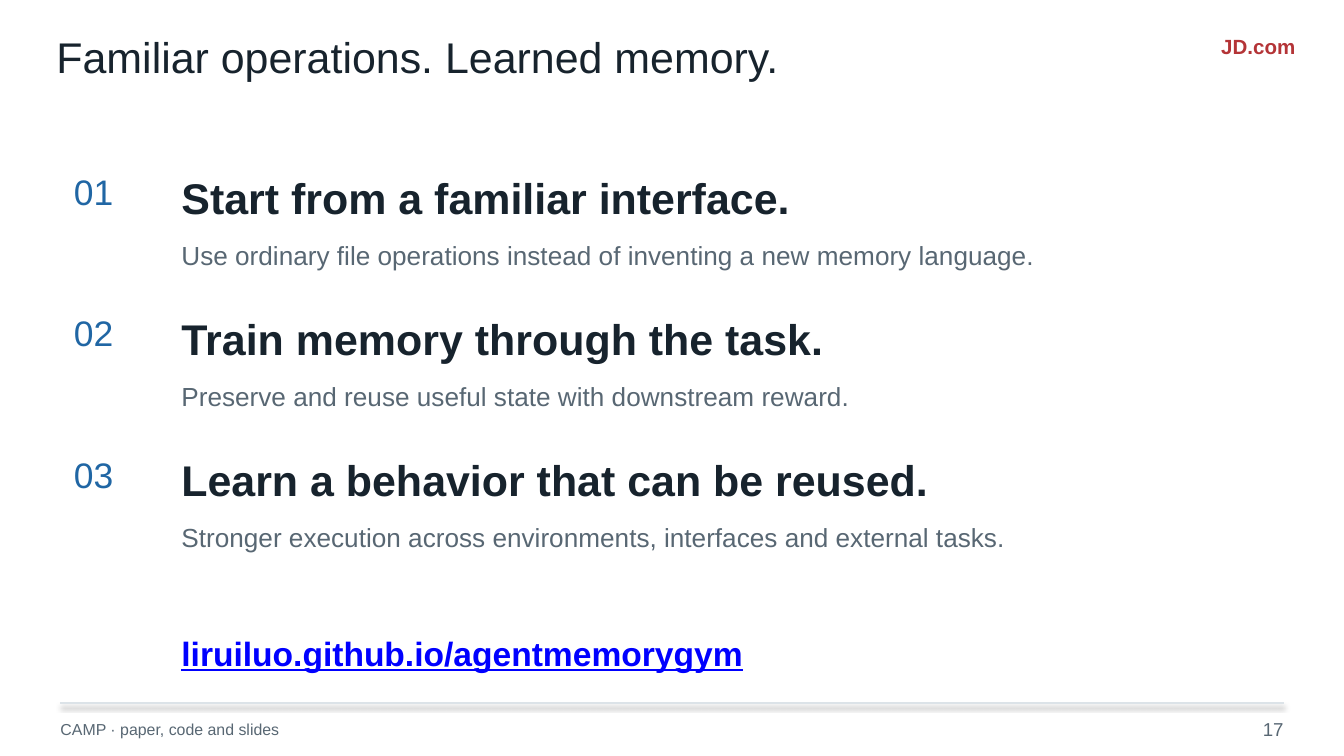
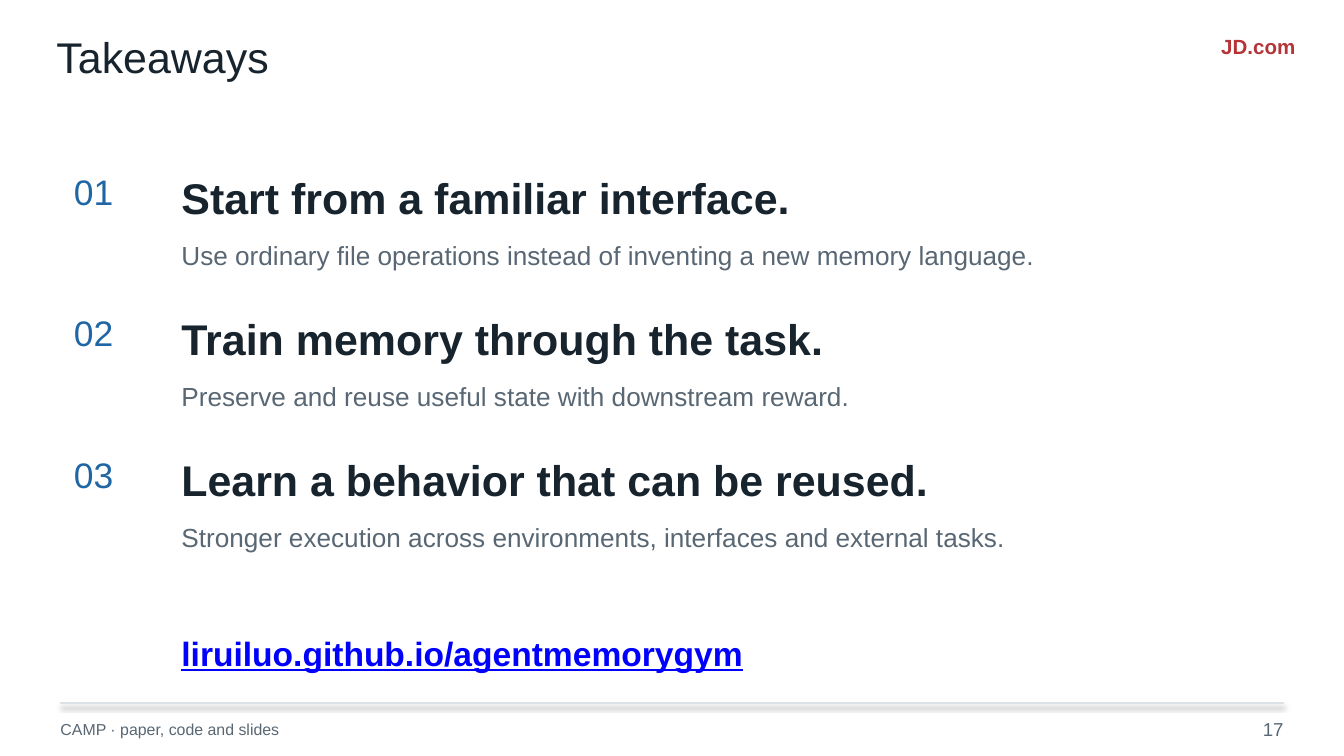
Before and after one commit to liruiluo/agentmemorygym, a slide deck: slide 17 of assets/slides/coding-agent-memory-post-training-slides.pptx. Drawn at 1344x756 pixels with LibreOffice and Linux fonts; fonts in the diff are those of the drawing. Boxes give left, top, right and bottom in pixels: in the first picture for what was removed or moved away, otherwise in the second. Text is boxed around its words. In the diff, an @@ line names an element or a change of style, - is before the commit and + after.

Commit message:
Title the final slide Takeaways

```diff
--- a/assets/slides/coding-agent-memory-post-training-slides.pptx
+++ b/assets/slides/coding-agent-memory-post-training-slides.pptx
@@ text at (56, 42, 268, 81): text changed @@
-Familiar operations. Learned memory.
+Takeaways
```
Also in this commit, not shown: 9 other files.
